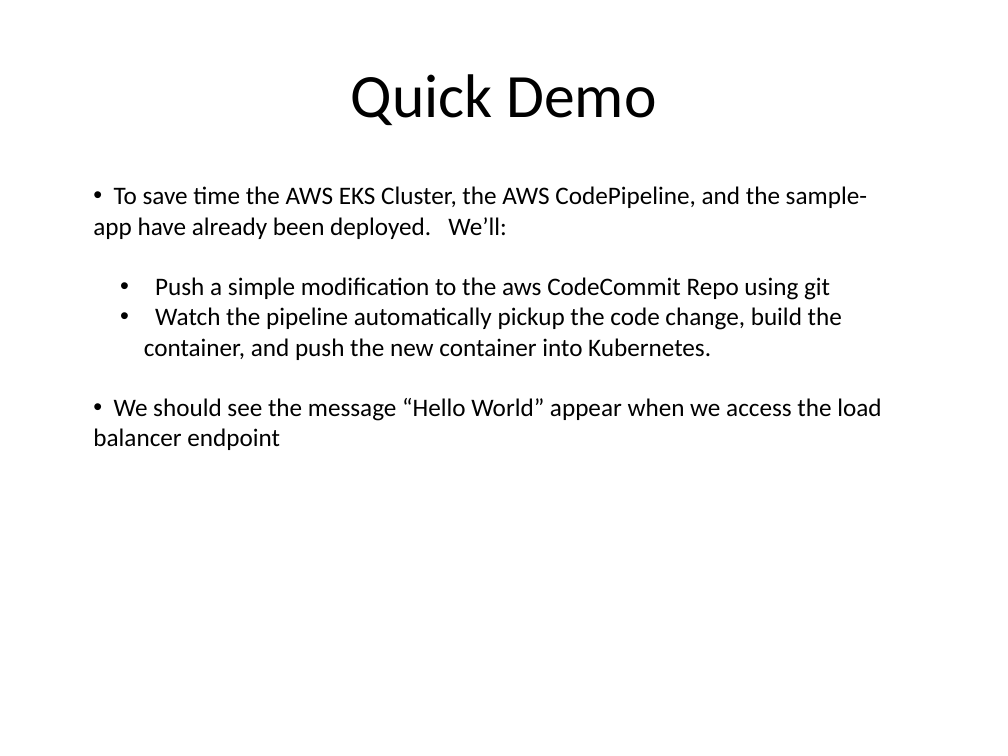
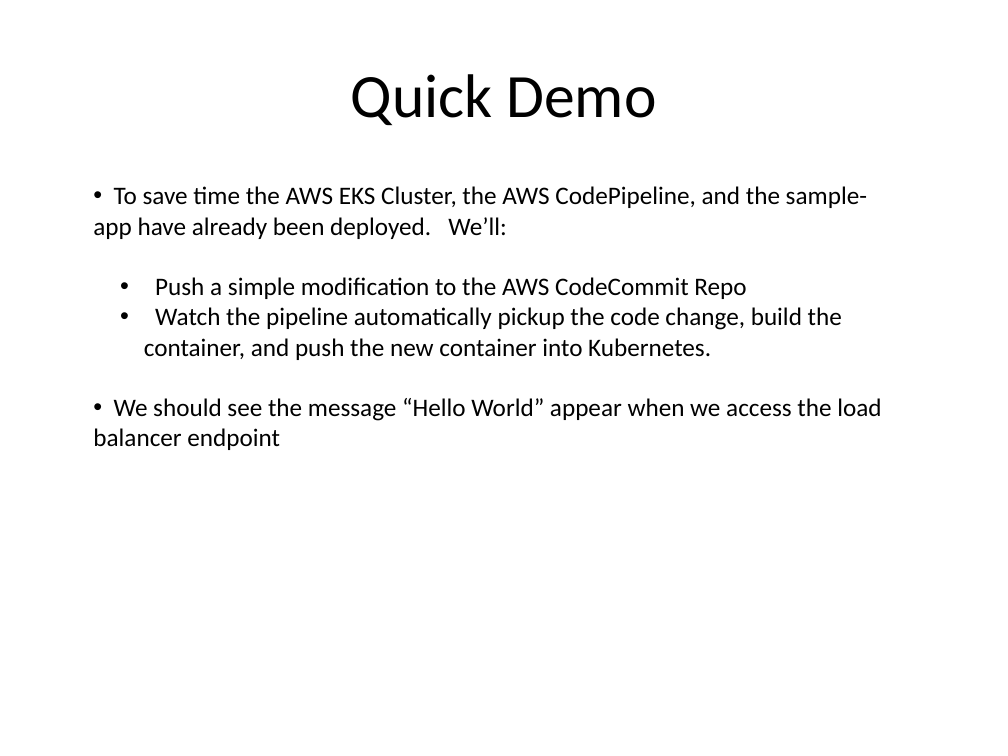
Before and after one commit to kskalvar/aws-eks-pipeline-quickstart, a slide deck: slide 9 of slides/AWS-EKS-Pipeline-QuickStart.pptx. Drawn at 1008x756 pixels with LibreOffice and Linux fonts; fonts in the diff are those of the drawing; background and template pictures are left out. Boxes give left, top, right and bottom in pixels: in the first picture for what was removed or moved away, otherwise in the second. Text is boxed around its words. In the diff, an @@ line names an element or a change of style, - is before the commit and + after.

```diff
--- a/slides/AWS-EKS-Pipeline-QuickStart.pptx
+++ b/slides/AWS-EKS-Pipeline-QuickStart.pptx
@@ text at <box>155,277,746,299</box>: text changed @@
-  • Push a simple modification to the aws CodeCommit Repo using git
+  • Push a simple modification to the AWS CodeCommit Repo
```
Also in this commit, not shown: 3 other slides changed.
